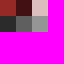
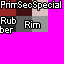
Revision of a layered w=64, h=64 image; what changed, layer by layer:
added group "Text" with 5 layers above "Vehicle 2" over [0, 1, 61, 33]
added layer "Rim" (1st of 2, in "Text") in group "Text" over [25, 21, 40, 28]
added layer "Rub ber" in group "Text" over [0, 17, 16, 33]
added layer "Special" (1st of 2, in "Text") in group "Text" over [33, 1, 61, 10]
added layer "Sec" in group "Text" over [18, 1, 32, 8]
added layer "Prim" in group "Text" over [1, 1, 18, 8]
